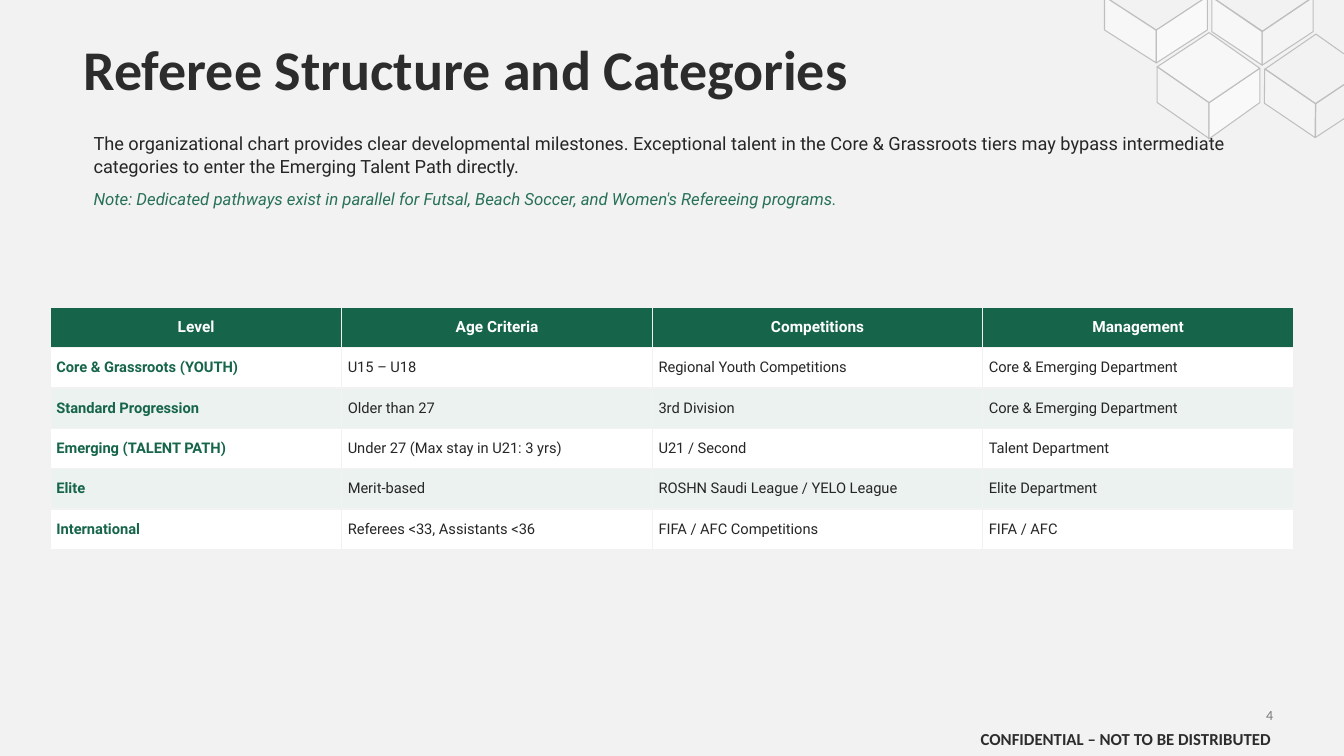
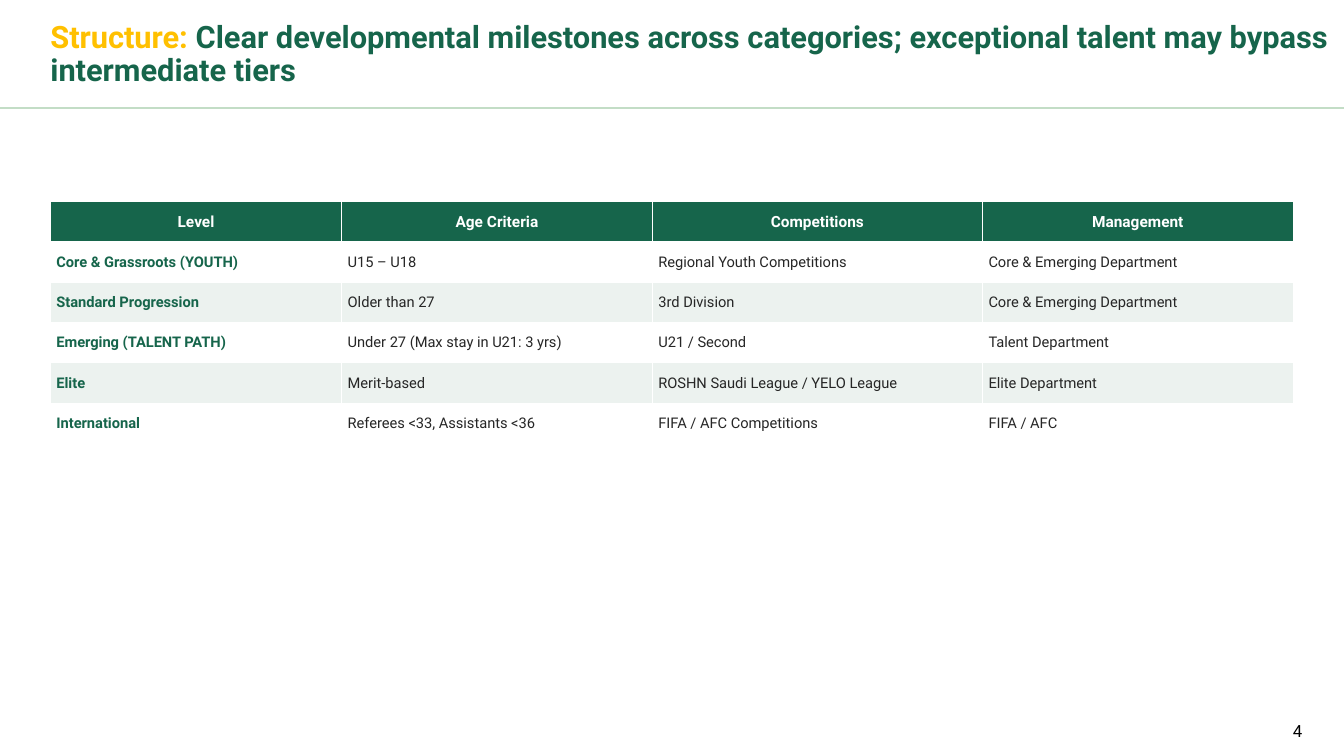
Before and after one commit to meedo5657-rgb/SAFF, a slide deck: slide 4 of Refereeing_Pathway_Presentation.pptx. Drawn at 1344x756 pixels with LibreOffice and Linux fonts; fonts in the diff are those of the drawing. Boxes give left, top, right and bottom in pixels: in the first picture for what was removed or moved away, otherwise in the second. Text is boxed around its words. In the diff, an @@ line names an element or a change of style, - is before the commit and + after.

```diff
--- a/Refereeing_Pathway_Presentation.pptx
+++ b/Refereeing_Pathway_Presentation.pptx
@@ background #F2F2F2 to #FFFFFF @@
@@ text added at [50, 25, 1328, 82], 22 pt, text #16654B, bold @@
+Structure: Clear developmental milestones across categories; exceptional talent may bypass intermediate tiers
@@ title removed at [83, 50, 848, 100] @@
-Referee Structure and Categories
@@ group removed at [1105, 0, 1344, 139]: 13 freeform shapes @@
@@ line added from (0, 108) to (1344, 108), #87B787 1 pt @@
@@ text removed at [94, 133, 1224, 209] @@
-The organizational chart provides clear developmental milestones. Exceptional talent in the Core & Grassroots tiers may bypass intermediate categories to enter the Emerging Talent Path directly.
-Note: Dedicated pathways exist in parallel for Futsal, Beach Soccer, and Women's Refereeing programs.
@@ table at [50, 202, 1294, 444] @@
@@ borders changed @@
@@ table: place and size @@
-table at [50, 308, 1294, 549]
+table at [50, 202, 1294, 444]
@@ page number removed at [1266, 711, 1273, 720] @@
-4
@@ text removed at [981, 734, 1270, 745] @@
-CONFIDENTIAL – NOT TO BE DISTRIBUTED
@@ page number added at [1293, 725, 1302, 737], 12 pt, text #000000 @@
+4
```
Also in this commit, not shown: 33 other slides changed, 1 slide added, 1 slide removed.
